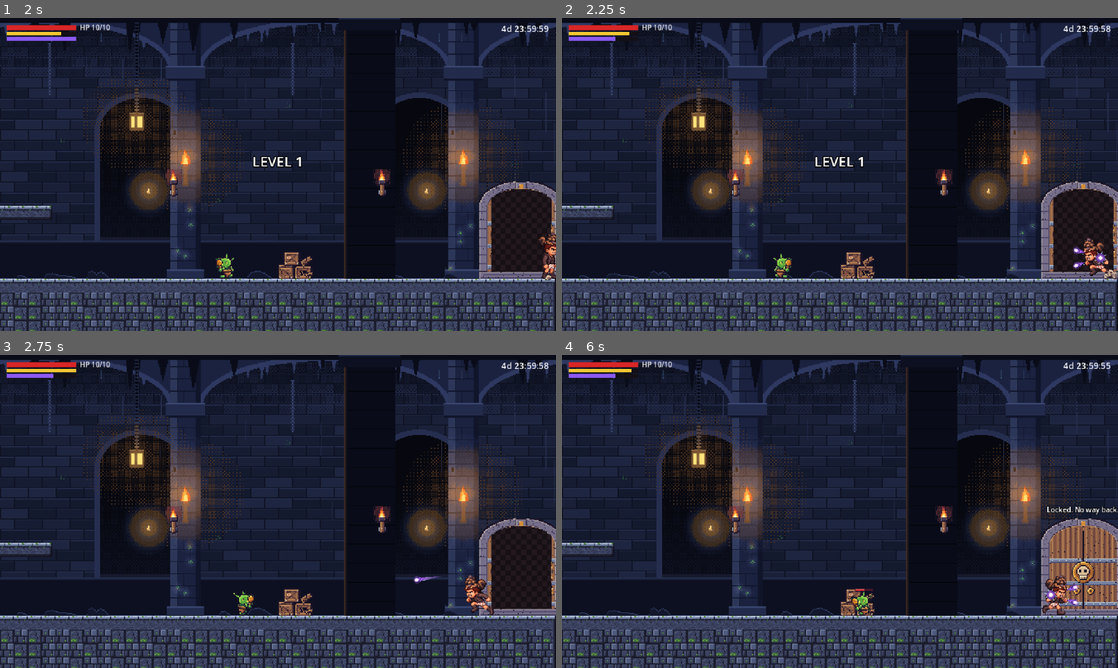
Above: before the commit, frames 1-4 (two rows, left to right).
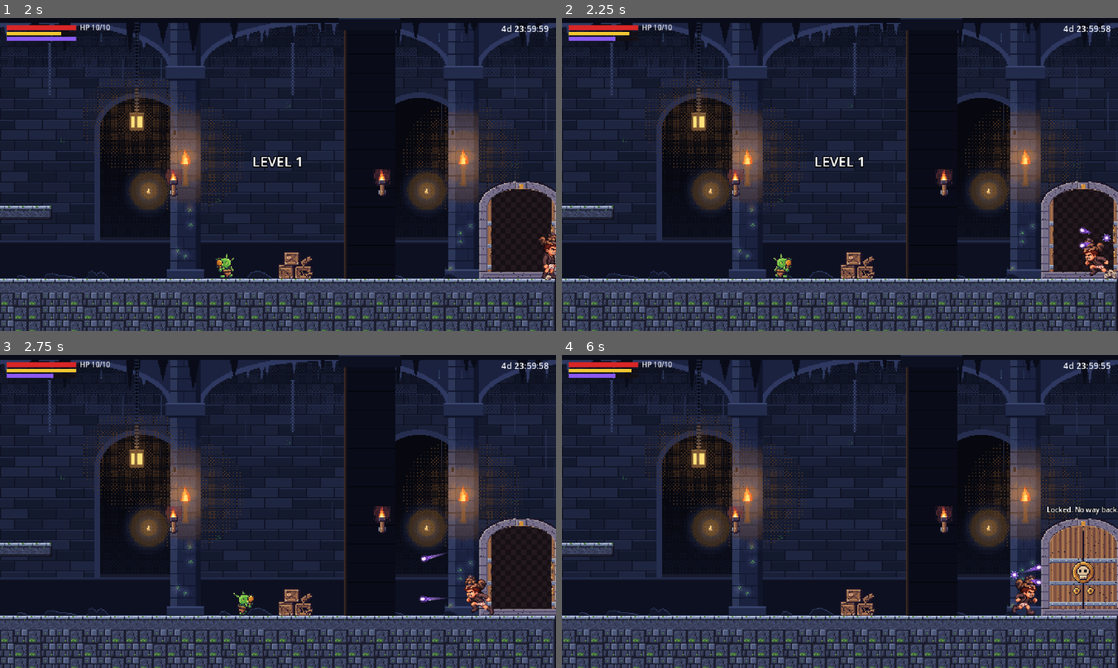
Above: after the commit, the same moments.

Repository: BrainCellDevelopment/dcc-side-scroller
Game: Godot game, scene res://scenes/level01.tscn
Same seed, same stepped clock (60 frames per second), same inputs: the game is played once before the commit and once after it. This scene is started directly instead of the project's main scene.
Inputs:
- Up to frame 1 (2 s): hold D (move_right) from 0.53 s (still down); tap J (attack) at 0.6 s; tap Space (jump) at 0.77, 1.52 s; tap E (interact) at 1.35 s
- Up to frame 2 (2.25 s): release D (move_right) at 2.03 s; hold A (move_left) from 2.03 s (still down); tap K (spell) at 2.1 s
- Up to frame 3 (2.75 s): keep holding A (move_left)
- Up to frame 4 (6 s): tap Shift (sprint) at 2.85 s; tap Space (jump) at 3.02, 3.77, 4.52 s; tap X at 3.6 s; release A (move_left) at 4.28 s; hold D (move_right) from 4.28 s (still down); tap J (attack) at 4.35 s; tap E (interact) at 5.1 s; tap K (spell) at 5.85 s

Frame 1 is identical in both runs. In frame 2, 0.2% of the frame differs, in the area x 91-99%, y 66-81%; in frame 3, 0.2%; in frame 4, 1.1%, in the area x 51-93%, y 66-84%.

Commit message:
Fire magic missiles from Donut at the top of the sprite
Co-Authored-By: Claude Sonnet 5.5 <noreply@anthropic.com>

Diff:
--- a/dcc-side-scroller/scripts/player/player.gd
+++ b/dcc-side-scroller/scripts/player/player.gd
@@ -46,6 +46,7 @@
 const MISSILE_SCENE: PackedScene = preload("res://scenes/combat/magic_missile.tscn")
 const CAST_FLASH: PackedScene = preload("res://scenes/fx/magic_impact.tscn")
 const SPELL_COOLDOWN: float = 0.35
+const CAST_ORIGIN: Vector2 = Vector2(3.0, -47.0)
 const SPELL_RANGE: float = 280.0
 const SPELL_ARC: float = 75.0
 const MISSILE_FAN: float = 0.3
@@ -250,9 +251,9 @@
 		return
 	_spell_cooldown = SPELL_COOLDOWN
 	Game.report_spell_cast()
-	var origin: Vector2 = global_position + Vector2(float(facing) * 10.0, -24.0)
+	var origin: Vector2 = global_position + Vector2(float(facing) * CAST_ORIGIN.x, CAST_ORIGIN.y)
 	var flash: Node2D = CAST_FLASH.instantiate() as Node2D
-	flash.scale = Vector2.ONE * 0.6
+	flash.scale = Vector2.ONE * 0.45
 	flash.position = origin
 	get_parent().add_child(flash)
 	var forward: Vector2 = Vector2(float(facing), 0.0)
